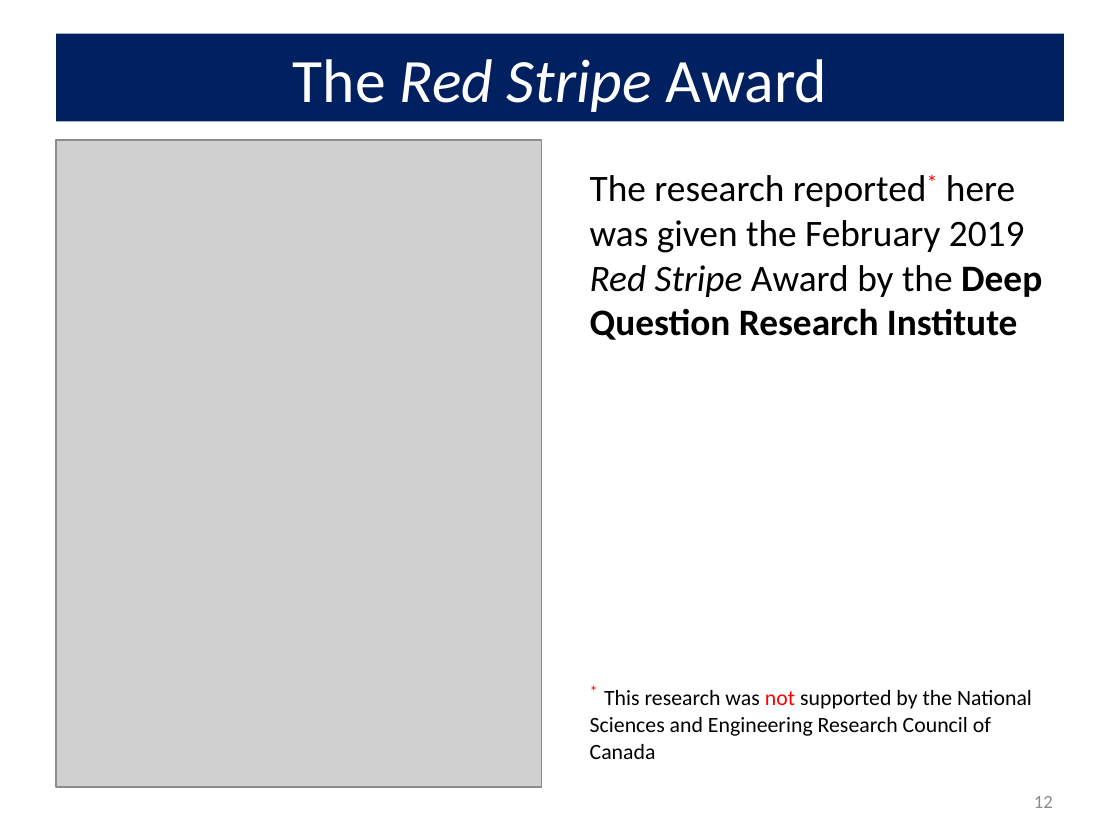
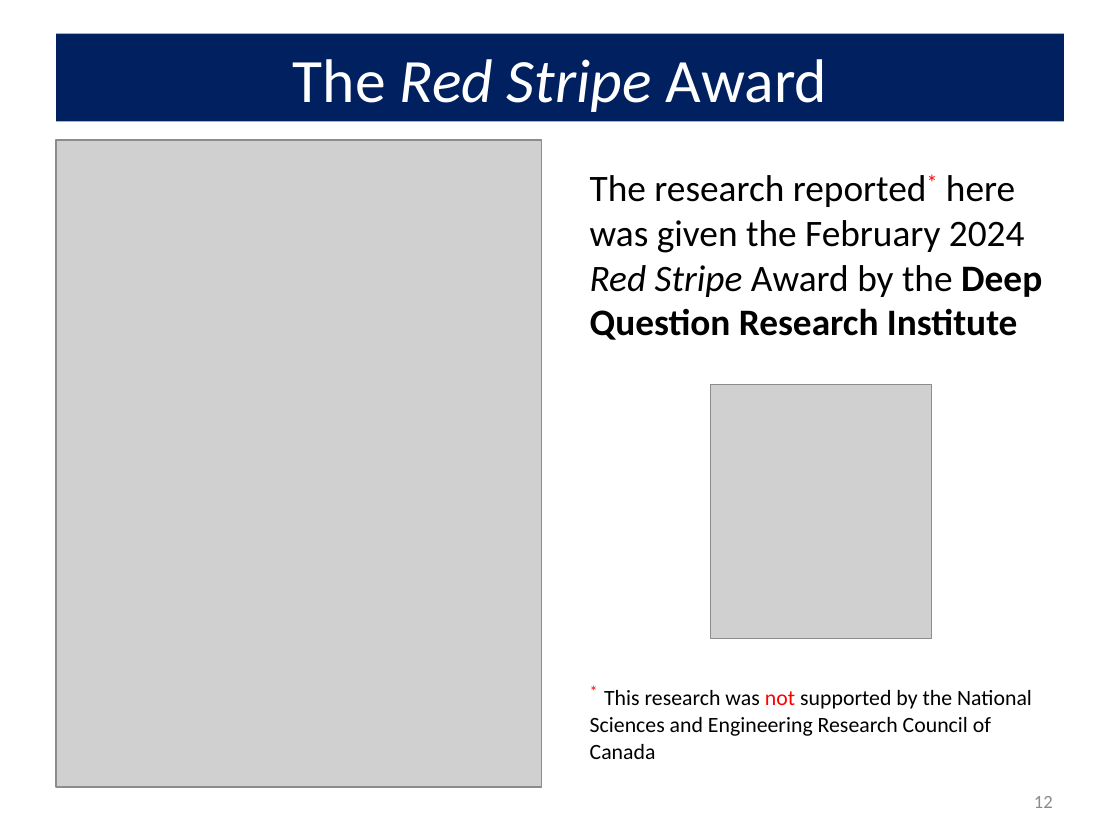
Before and after one commit to friendly/6135, a slide deck: slide 12 of lectures/DeepQuestions.pptx. Drawn at 1120x840 pixels with LibreOffice and Linux fonts; fonts in the diff are those of the drawing; grey boxes stand for pictures. Boxes give left, top, right and bottom in pixels: in the first picture for what was removed or moved away, otherwise in the second. Text is boxed around its words. In the diff, an @@ line names an element or a change of style, - is before the commit and + after.

Commit message:
deep questions / presentations

```diff
--- a/lectures/DeepQuestions.pptx
+++ b/lectures/DeepQuestions.pptx
@@ text at [590,175,1042,340]: text changed @@
-The research reported* here was given the February 2019 Red Stripe Award by the Deep Question Research Institute
+The research reported* here was given the February 2024 Red Stripe Award by the Deep Question Research Institute
@@ picture added at [711,384,932,638] @@
```
Also in this commit, not shown: 3 other slides changed, 2 slides added, 1 slide removed, 33 other files.
